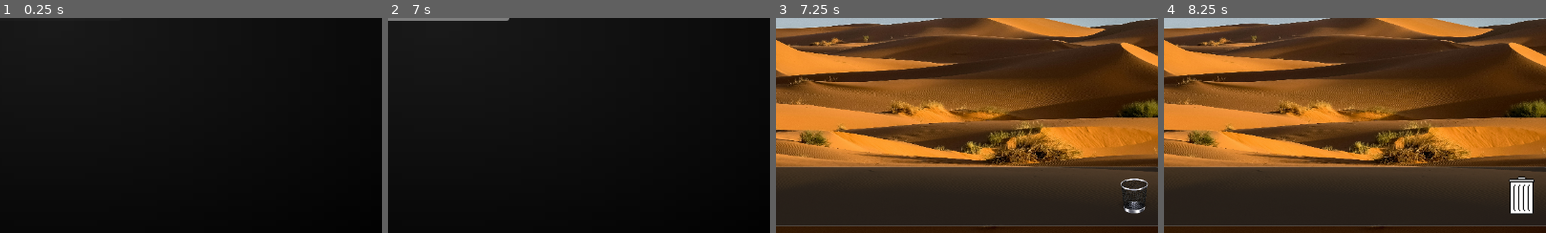
Above: before the commit, frames 1-4 (left to right).
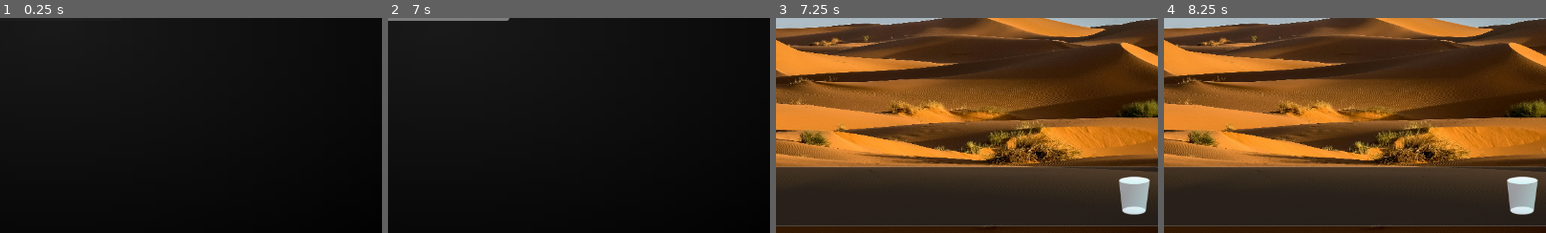
Above: after the commit, the same moments.

Repository: ee0pdt/gwj-78-erase
Game: Godot game, scene res://scene_manager/scene_manager.tscn
Same seed, same stepped clock (60 frames per second), same inputs: the game is played once before the commit and once after it. The engine's default icon, where the game draws it, is replaced by a stand-in: a white triangle on a blue panel in a dark square.
Inputs (mouse positions are % of the whole screen's width and height, from its top left):
- Up to frame 1 (0.25 s): no input
- Up to frame 2 (7 s): tap Enter at 0.5, 2, 5.75 s; move the mouse to (72, 45) at 0.52 s; click (72, 45) at 0.67 s; tap Space at 1.25, 3.5 s; drag from (30, 55) to (45, 70) at 1.27 s; move the mouse to (60, 28) at 2.02 s; click (60, 28) at 2.17 s; drag from (45, 70) to (20, 35) at 2.77 s; move the mouse to (80, 65) at 3.52 s; click (80, 65) at 3.67 s; drag from (20, 35) to (35, 25) at 4.27 s; move the mouse to (55, 50) at 5.02 s; click (55, 50) at 5.17 s; drag from (35, 25) to (30, 55) at 5.77 s; move the mouse to (72, 45) at 6.52 s; click (72, 45) at 6.67 s
- Up to frame 3 (7.25 s): no input
- Up to frame 4 (8.25 s): click (90, 87) at 7.25 s; click "Godot" at 8 s
The pictures show only the part of the screen within x 44-94%, y 50-100%; the shares and areas given below are measured in that part.

Frames 1-2 are identical in both runs. In frame 3, 1.2% of the frame differs, in the area x 89-98%, y 73-92%; in frame 4, 1.2%.

Commit message:
Added new trash icon

Diff:
--- a/file_system_items/trash/trash.gd
+++ b/file_system_items/trash/trash.gd
@@ -3,7 +3,6 @@
 @export_file() var hover_icon_file
 @export_file() var full_icon_file
 @export_file() var full_hover_icon_file
-@export_node_path() var screen
 
 var original_icon := icon
 var hover_icon := icon
--- a/level/os3.tscn
+++ b/level/os3.tscn
@@ -4,13 +4,13 @@
 [ext_resource type="Script" uid="uid://dffmsepw35cgc" path="res://level/level.gd" id="2_abgi6"]
 [ext_resource type="Script" uid="uid://pjn5egmtl16x" path="res://desktop/desktop.gd" id="3_abgi6"]
 [ext_resource type="Texture2D" uid="uid://drdspsddgy2c7" path="res://assets/images/francesco-ungaro-p3NOK6MhvKQ-unsplash.jpg" id="4_abgi6"]
-[ext_resource type="PackedScene" uid="uid://bepushbvyj688" path="res://file_system_items/trash/trash.tscn" id="4_aen5n"]
 [ext_resource type="PackedScene" uid="uid://d4c8dtd2jia1d" path="res://file_system_items/document/document.tscn" id="4_fjy5s"]
 [ext_resource type="PackedScene" uid="uid://dmf3a1es3sgi4" path="res://file_system_items/application/application.tscn" id="5_iqeg5"]
 [ext_resource type="PackedScene" uid="uid://b27g4gvam75qu" path="res://file_system_items/installer/installer.tscn" id="5_t67gl"]
-[ext_resource type="Texture2D" uid="uid://bu23vc2x32mbs" path="res://assets/images/512-TrashIcon-macosx1.png" id="5_tptyl"]
 [ext_resource type="PackedScene" uid="uid://dpf8vobr127ok" path="res://info_window/info_window.tscn" id="6_a4knm"]
 [ext_resource type="PackedScene" uid="uid://jr15xa6g2paw" path="res://menu_bar/menu_bar.tscn" id="6_aen5n"]
+[ext_resource type="Script" uid="uid://dtb75nehl5f26" path="res://file_system_items/trash/trash.gd" id="6_n4dsa"]
+[ext_resource type="Texture2D" uid="uid://ck2q4xcqiksr4" path="res://assets/images/TrashEmpty@1x.png" id="6_vf410"]
 [ext_resource type="PackedScene" uid="uid://wyj22wjeccw6" path="res://empty_trash_dialog/empty_trash_dialog.tscn" id="7_t67gl"]
 [ext_resource type="Script" uid="uid://30qghlfcc1sv" path="res://fsm/state_machine.gd" id="8_ab8w2"]
 [ext_resource type="Script" uid="uid://0mcjqa8ciue7" path="res://level/states/asleep.gd" id="9_6jmfi"]
@@ -100,7 +100,7 @@
 size_flags_vertical = 8
 theme_override_styles/panel = SubResource("StyleBoxFlat_tptyl")
 
-[node name="Trash" parent="Desktop" instance=ExtResource("4_aen5n")]
+[node name="Trash" type="Button" parent="Desktop"]
 unique_name_in_owner = true
 layout_mode = 2
 offset_left = 1094.0
@@ -109,9 +109,17 @@
 offset_bottom = 693.0
 grow_horizontal = 0
 grow_vertical = 2
-text = ""
-icon = ExtResource("5_tptyl")
-screen = NodePath("")
+theme_override_colors/font_outline_color = Color(0, 0, 0, 1)
+theme_override_constants/icon_max_width = 64
+icon = ExtResource("6_vf410")
+flat = true
+icon_alignment = 1
+vertical_icon_alignment = 2
+expand_icon = true
+script = ExtResource("6_n4dsa")
+hover_icon_file = "uid://ch2hth4vi5nf4"
+full_icon_file = "uid://bbgpgt73dul77"
+full_hover_icon_file = "uid://dtfgebu31omaf"
 
 [node name="Godot" parent="Desktop" instance=ExtResource("5_iqeg5")]
 layout_mode = 0
Binary file added: assets/images/TrashEmpty@1x.png
Not shown, added: assets/images/TrashEmpty@1x.png.import
Binary file added: assets/images/TrashEmptySelected@1x.png
Not shown, added: assets/images/TrashEmptySelected@1x.png.import
Binary file added: assets/images/TrashFull@1x.png
Not shown, added: assets/images/TrashFull@1x.png.import
Binary file added: assets/images/TrashFullSelected@1x.png
Not shown, added: assets/images/TrashFullSelected@1x.png.import
